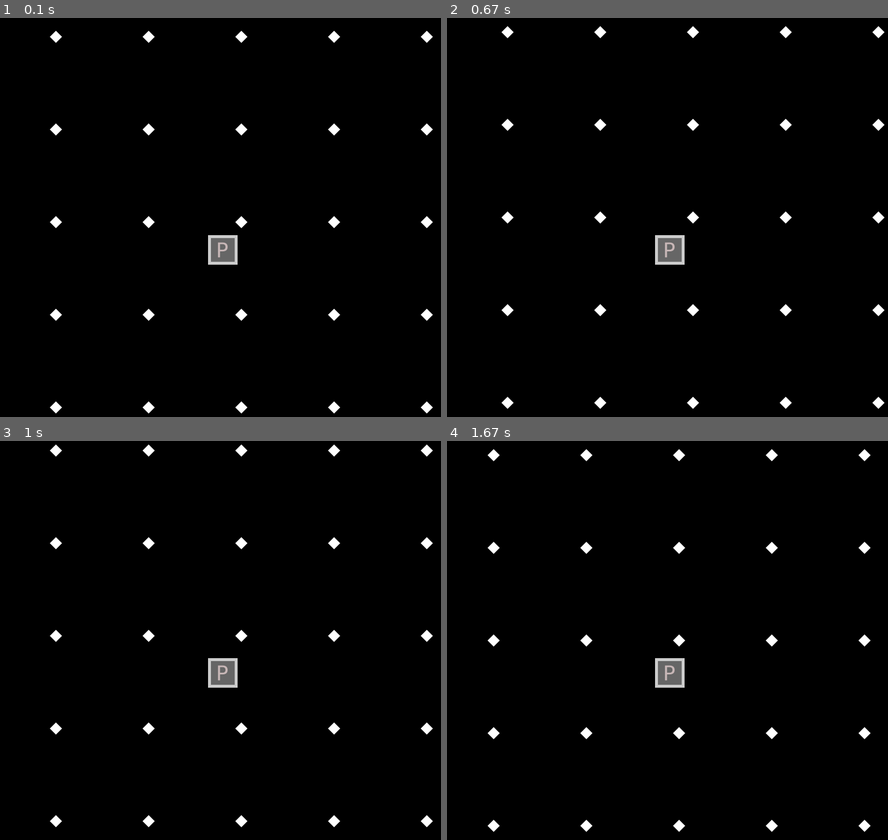
Above: before the commit, frames 1-4 (two rows, left to right).
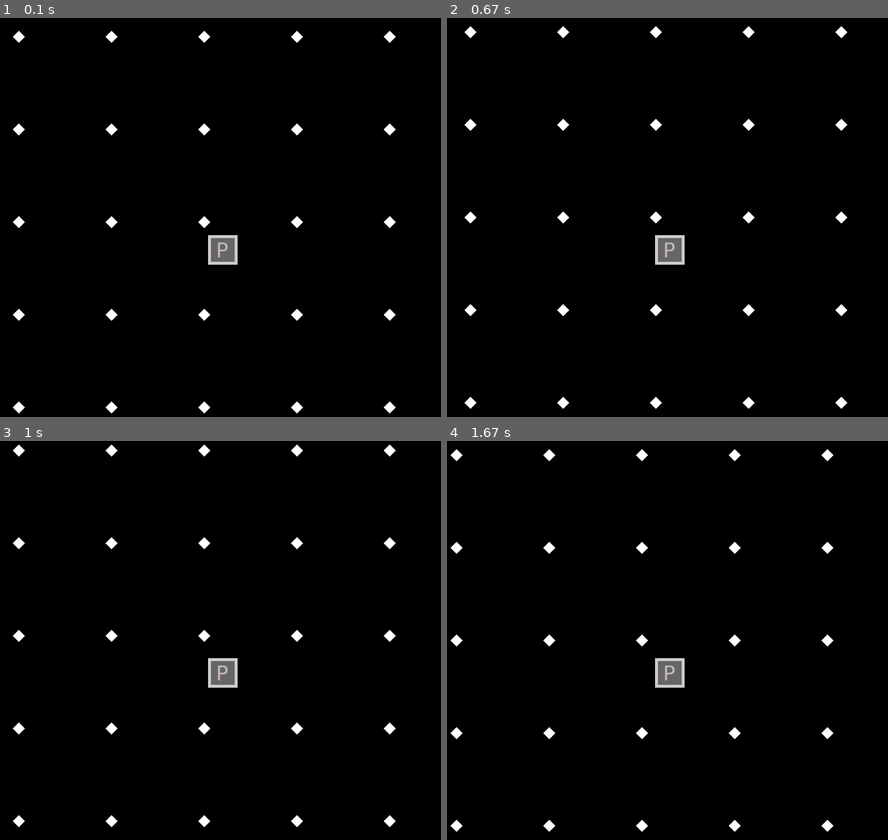
Above: after the commit, the same moments.

Repository: jlownie/pygame_experiments
Game: pygame game, started from blockwarrior/blockwarrior.py
Two runs of this game, one before a commit and one after it. Both use one fixed random seed, a clock stepped at 60 frames per second and the inputs below.
Inputs:
- Up to frame 1 (0.1 s): no input
- Up to frame 2 (0.67 s): tap 1 at 0.33 s
- Up to frame 3 (1 s): tap 3 at 0.67 s
- Up to frame 4 (1.67 s): tap 6 at 1 s; tap 9 at 1.33 s

The runs differ from the first frame. In frame 1, 2.5% of the frame differs, in the area x 2-99%, y 3-100%; in frame 2, 2.5%; in frame 3, 2.5%; in frame 4, 2.5%.

Commit message:
I got blockwarrior working with correct mapping between visual and logical directions. I also got makeLandscape generating an image with a few dots on it.

Diff:
--- a/blockwarrior/blockwarrior.py
+++ b/blockwarrior/blockwarrior.py
@@ -100,8 +100,8 @@
 
 def drawSprite( canvas, sprite, objX, objY, playerX, playerY ):
 	# Work out the screen position relative to the player
-	screenX = (float(playerX) - objX) * scaleToScreen + screenSize/2
-	screenY = (float(playerY) - objY) * scaleToScreen + screenSize/2
+	screenX = screenSize/2 + ( objX - float(playerX)) * scaleToScreen
+	screenY = screenSize/2 - ( objY - float(playerY)) * scaleToScreen
 
 	# Now draw it
 	spriteRect = sprite.get_rect()
@@ -116,31 +116,31 @@
 		return True
 	elif event.type == KEYDOWN and event.key == K_KP1:
 		# Down and left
-		player.x += float(moveIncrement)
+		player.x -= float(moveIncrement)
 		player.y -= float(moveIncrement)
 	elif event.type == KEYDOWN and event.key == K_KP2:
 		# Down
 		player.y -= float(moveIncrement)
 	elif event.type == KEYDOWN and event.key == K_KP3:
 		# Down and right
-		player.x -= float(moveIncrement)
+		player.x += float(moveIncrement)
 		player.y -= float(moveIncrement)
 	elif event.type == KEYDOWN and event.key == K_KP4:
 		# Left
-		player.x += float(moveIncrement)
+		player.x -= float(moveIncrement)
 	elif event.type == KEYDOWN and event.key == K_KP6:
 		# Right
-		player.x -= float(moveIncrement)
+		player.x += float(moveIncrement)
 	elif event.type == KEYDOWN and event.key == K_KP7:
 		# Up and left
-		player.x += float(moveIncrement)
+		player.x -= float(moveIncrement)
 		player.y += float(moveIncrement)
 	elif event.type == KEYDOWN and event.key == K_KP8:
 		# Up
 		player.y += float(moveIncrement)
 	elif event.type == KEYDOWN and event.key == K_KP9:
 		# Up and right
-		player.x -= float(moveIncrement)
+		player.x += float(moveIncrement)
 		player.y += float(moveIncrement)
 
 	return False
--- /dev/null
+++ b/blockwarrior/journal.txt
@@ -0,0 +1,39 @@
+18/11/15
+Options for today
+	Clues for going to objectives
+	Swallow and accumulate objectives
+	Inertia
+	Procedurally generated background
+
+calculating screen x and y coords
+	player is always center of screen
+	calculate position relative to player, then convert?
+		get xdiff, ydiff
+			May be negative
+		multiply by scaling factor
+		Adjust by screen offset of player sprite
+		draw
+Scenario
+	Player coords are 20, 20
+	Object coords are 25, 30
+	Screen scaling factor is 2
+	Screen width and height is 200
+	Player coords is 100,100
+	Object coords
+		Diff
+			xdiff is 5
+			ydiff is 10
+			Difference is object - player
+			Positive difference means to the right or above
+			Negative difference means to the left or below
+		Introduce scaling factor
+			scaled xdiff is 10
+			scaled ydiff is 20
+		Calculate coords relative to player
+			Player coords + diff
+			However, y is inverted, so y = player coords - diff
+			x = 110
+			y = 80
+Coords test
+	pygame.draw.circle(canvas, pygame.Color('#FFFFFF'), [50,50], 20, 0)
+	circle appeared in top left of screen
